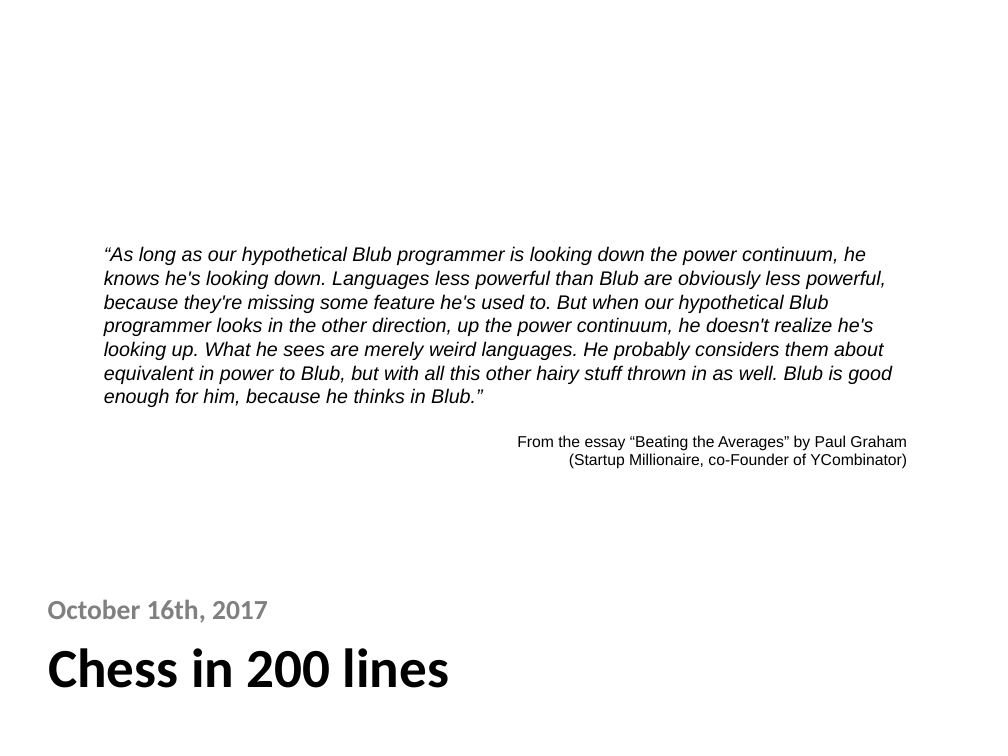
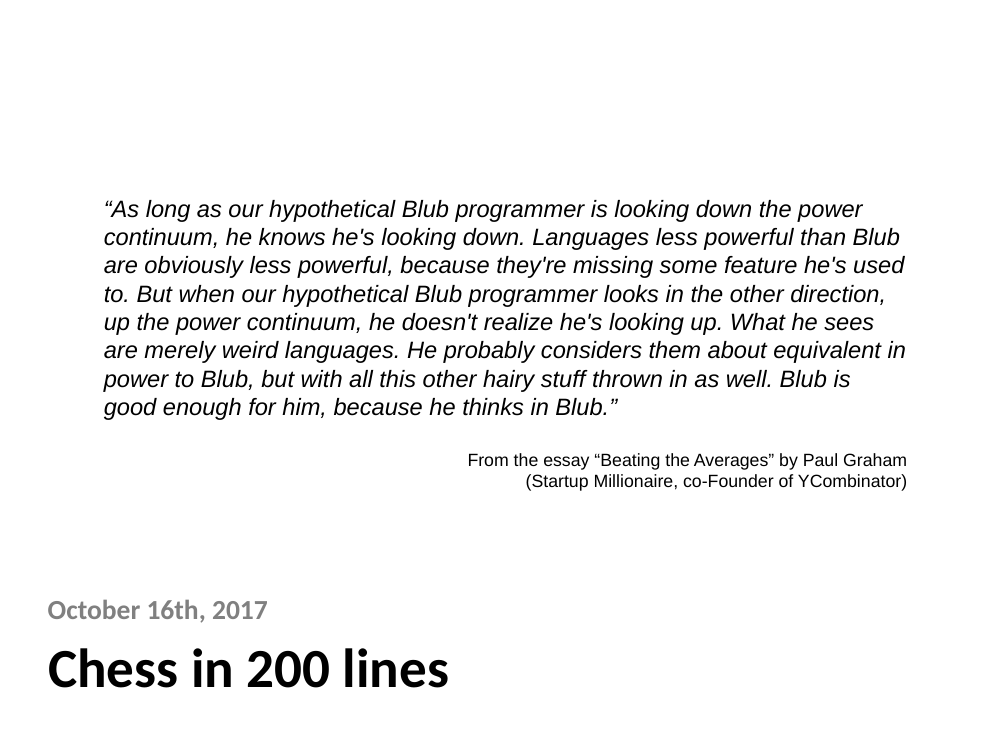
Before and after one commit to theoremprover/chess, a slide deck: slide 1 of ppt/Chess200.pptx. Drawn at 1008x756 pixels with LibreOffice and Linux fonts; fonts in the diff are those of the drawing; background and template pictures are left out. Boxes give left, top, right and bottom in pixels: in the first picture for what was removed or moved away, otherwise in the second. Text is boxed around its words. In the diff, an @@ line names an element or a change of style, - is before the commit and + after.

```diff
--- a/ppt/Chess200.pptx
+++ b/ppt/Chess200.pptx
@@ text "“As long as our hypothetical ...": place and size @@
-text "“As long as our hypothetical ..." at [104, 246, 907, 469]
+text "“As long as our hypothetical ..." at [104, 200, 907, 491]
@@ text "“As long as our hypothetical ..." at [104, 200, 907, 491]: size 20 to 24 pt in "“As long as our hypothetical Blub programmer ..."; size 16 to 18 pt in "From the essay “Beating the Averages” by ...", "(Startup Millionaire, co-Founder of YCombinator)" @@
```
Also in this commit, not shown: 6 other slides changed.
